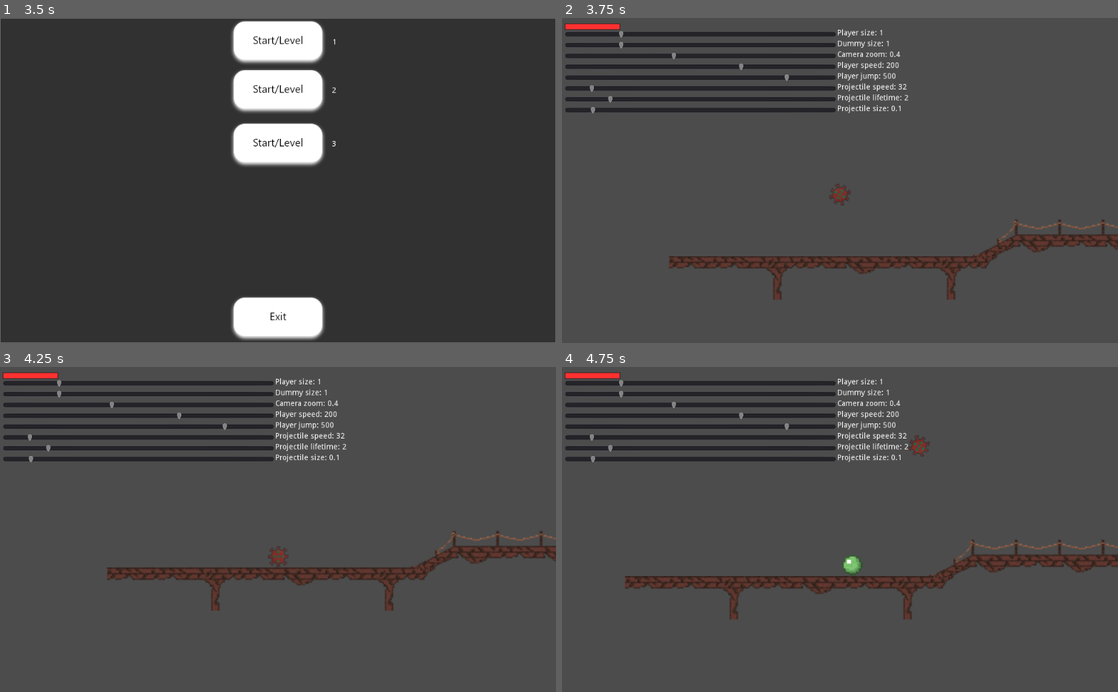
Above: before the commit, frames 1-4 (two rows, left to right).
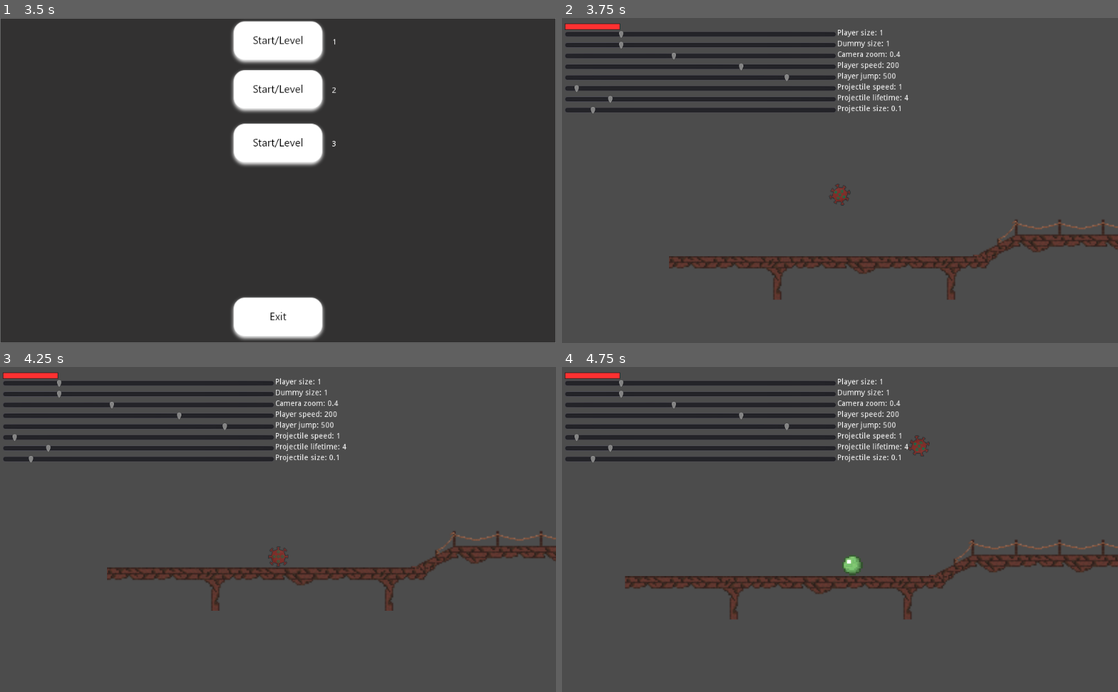
Above: after the commit, the same moments.

Repository: INF19IT2/2d-Jump-n-Run-SE
Game: Godot game, scene res://Scenes/MainScene/MainScene.tscn
Two runs of this game, one before a commit and one after it. Both use one fixed random seed, a clock stepped at 60 frames per second and the inputs below.
Inputs (mouse positions are in pixels of both pictures, inside the frame that each line leads up to):
- Up to frame 1 (3.5 s): click (278, 70) at 0.52 s; type "Alex" at 0.6 s; click (278, 154) at 1.25 s; click "1" at 2 s; click "2" at 2.75 s
- Up to frame 2 (3.75 s): click "3" at 3.5 s
- Up to frame 3 (4.25 s): no input
- Up to frame 4 (4.75 s): hold D (move_right) from 4.28 s (still down); tap Space (shoot) at 4.35 s; tap W (move_up) at 4.52 s

Frame 1 is identical in both runs. In frame 2, less than 0.1% of the frame differs, in the area x 2-63%, y 20-26%; in frame 3, less than 0.1%; in frame 4, less than 0.1%.

Commit message:
adjusts default values for projectile slider

Diff:
--- a/2d-Jump-n-Run-SE/Scenes/Objects/slider.tscn
+++ b/2d-Jump-n-Run-SE/Scenes/Objects/slider.tscn
@@ -121,9 +121,10 @@
 margin_top = 120.0
 margin_right = 505.0
 margin_bottom = 140.0
-min_value = 32.0
-max_value = 400.0
-value = 64.0
+min_value = 0.1
+max_value = 30.0
+step = 0.1
+value = 1.0
 __meta__ = {
 "_edit_use_anchors_": false
 }
@@ -133,7 +134,7 @@
 margin_top = 1.0
 margin_right = 57.0
 margin_bottom = 14.0
-text = "Projectile speed: 32"
+text = "Projectile speed: 1"
 __meta__ = {
 "_edit_use_anchors_": false
 }
@@ -155,7 +156,7 @@
 margin_top = 1.0
 margin_right = 57.0
 margin_bottom = 14.0
-text = "Projectile lifetime: 2"
+text = "Projectile lifetime: 4"
 __meta__ = {
 "_edit_use_anchors_": false
 }
--- a/2d-Jump-n-Run-SE/Scripts/Objects/Projectile.gd
+++ b/2d-Jump-n-Run-SE/Scripts/Objects/Projectile.gd
@@ -13,7 +13,7 @@
 func set_slider_values():
 	#speed slider
 	var speed_slider = get_parent().get_node("KinematicBody2D2").get_node("Control").get_node("Projectile_Speed_Slider")
-	speed = speed_slider.value
+	speed = speed_slider.value * 64
 	velocity.x = speed if velocity.x>0 else -speed
 
 	#lifetime slider
